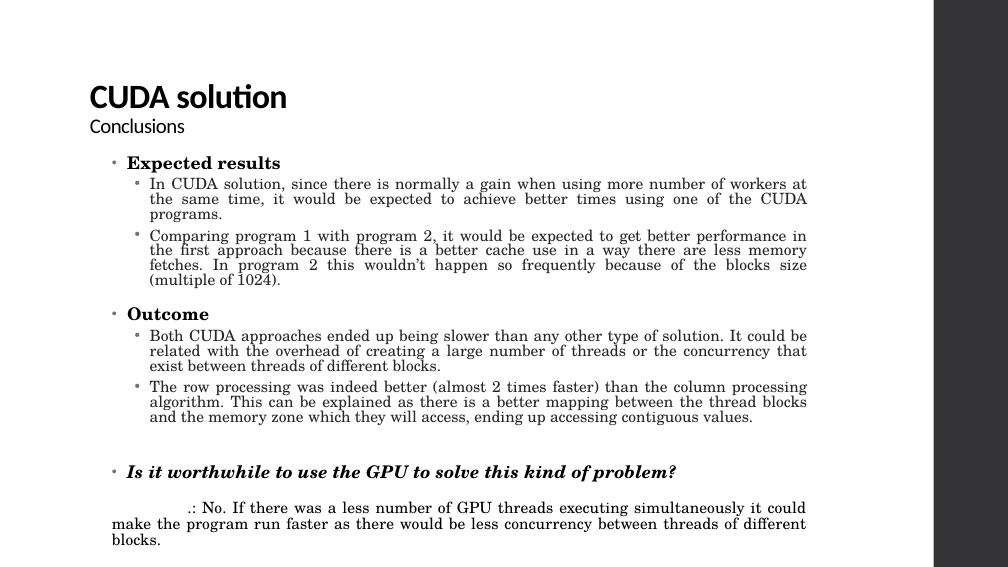
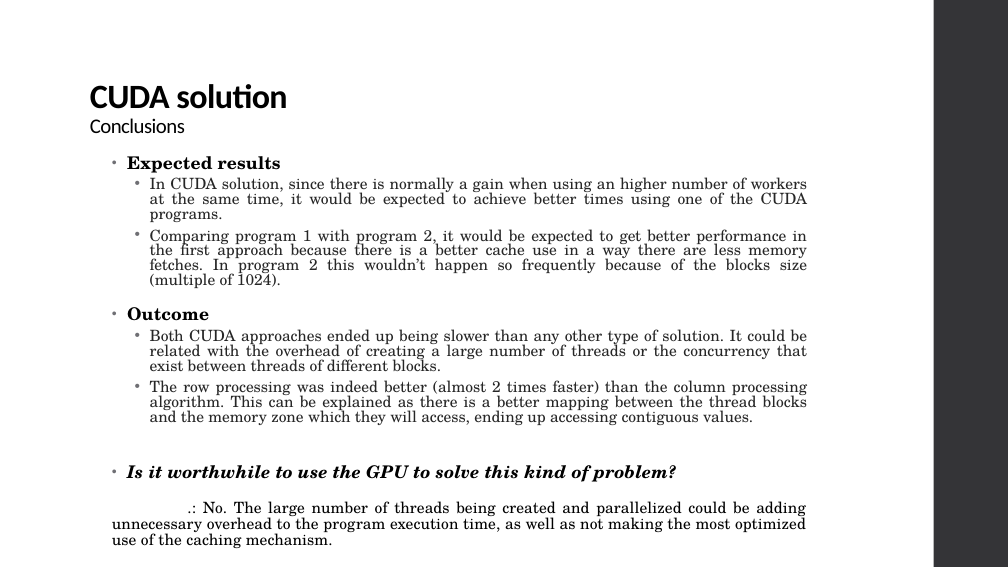
Before and after one commit to xL1fer/CLE_2022_2023, a slide deck: slide 6 of CLE3_T3G5/present.pptx. Drawn at 1008x567 pixels with LibreOffice and Linux fonts; fonts in the diff are those of the drawing. Boxes give left, top, right and bottom in pixels: in the first picture for what was removed or moved away, otherwise in the second. Text is boxed around its words. In the diff, an @@ line names an element or a change of style, - is before the commit and + after.

```diff
--- a/CLE3_T3G5/present.pptx
+++ b/CLE3_T3G5/present.pptx
@@ text at bbox=[150, 177, 808, 222]: text changed @@
-  • In CUDA solution, since there is normally a gain when using more number of workers at the same time, it would be expected to achieve better times using one of the CUDA programs.
+  • In CUDA solution, since there is normally a gain when using an higher number of workers at the same time, it would be expected to achieve better times using one of the CUDA programs.
@@ text at bbox=[112, 501, 806, 548]: text changed @@
-.: No. If there was a less number of GPU threads executing simultaneously it could make the program run faster as there would be less concurrency between threads of different blocks.
+.: No. The large number of threads being created and parallelized could be adding unnecessary overhead to the program execution time, as well as not making the most optimized use of the caching mechanism.
```
Also in this commit, not shown: 2 other files.
